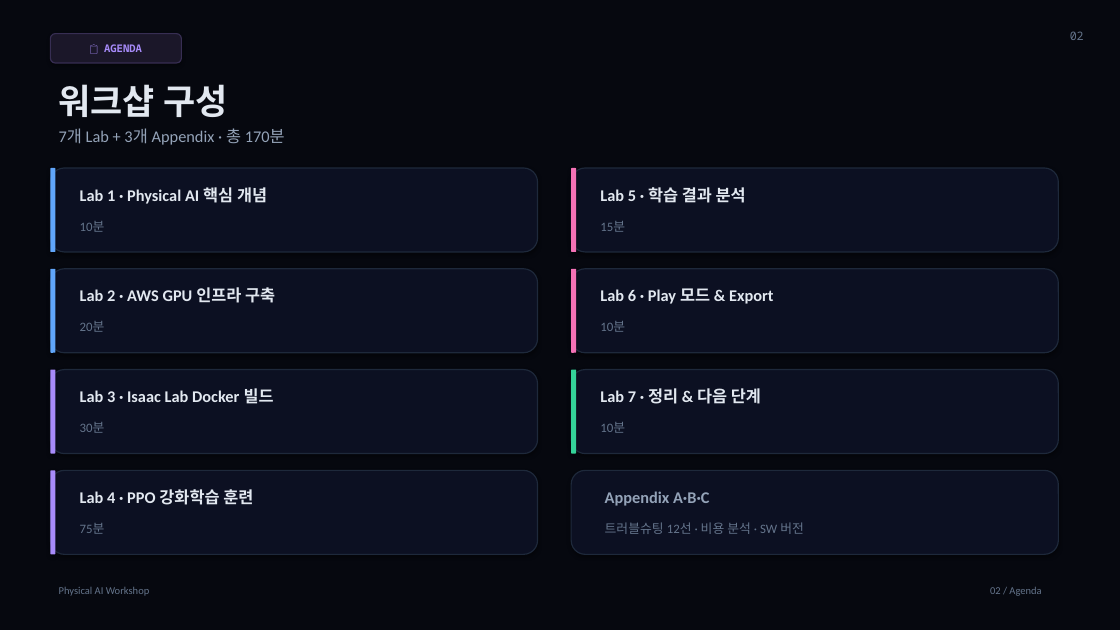
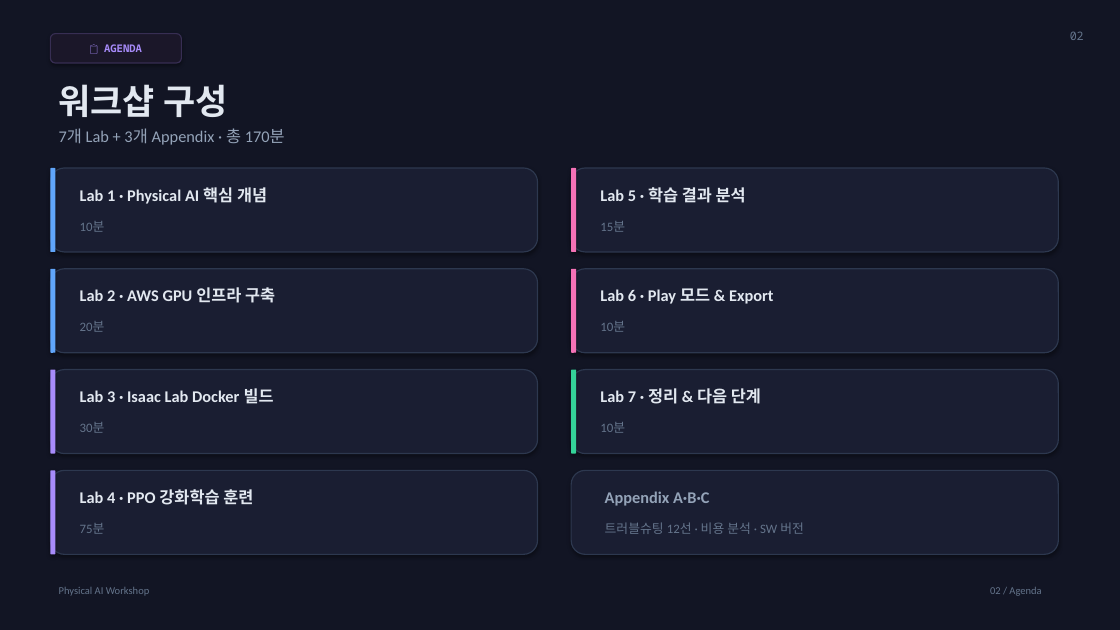
Before and after one commit to comeddy/pai-sim-isaaclab, a slide deck: slide 2 of Physical_AI_Workshop.pptx. Drawn at 1120x630 pixels with LibreOffice and Linux fonts; fonts in the diff are those of the drawing. Boxes give left, top, right and bottom in pixels: in the first picture for what was removed or moved away, otherwise in the second. Text is boxed around its words. In the diff, an @@ line names an element or a change of style, - is before the commit and + after.

```diff
--- a/Physical_AI_Workshop.pptx
+++ b/Physical_AI_Workshop.pptx
@@ background #06080F to #121524 @@
@@ fill #0C1022 to #1A1E32; outline #1E293B 1 pt to #2D384F 1 pt in 8 elements at <box>50,168,538,252</box>, <box>50,269,538,353</box>, <box>50,370,538,454</box>, <box>50,471,538,555</box>, <box>571,168,1059,252</box>, <box>571,269,1059,353</box>, <box>571,370,1059,454</box>, <box>571,471,1059,555</box> @@
```
Also in this commit, not shown: 13 other slides changed.
